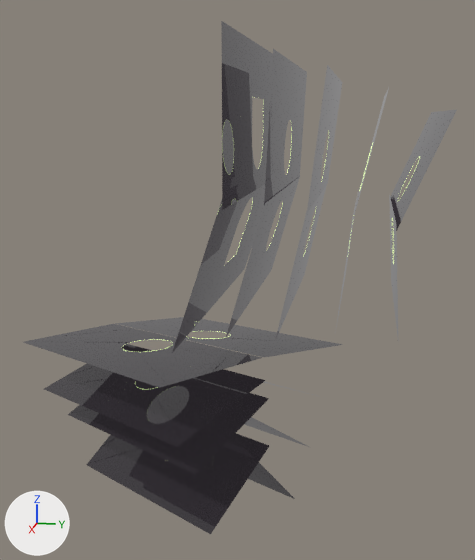
A saved change to the glTF model scroll2/models/P/Tube1.glb.
One viewpoint serves both versions: a 50 mm camera at (20.29, 2.92, 3.17) aimed at (-0.51, -1.24, -2.03). The axes (+X, +Y, +Z) are drawn at lower left. The lights are the same throughout. Vertices at the same position are counted once.
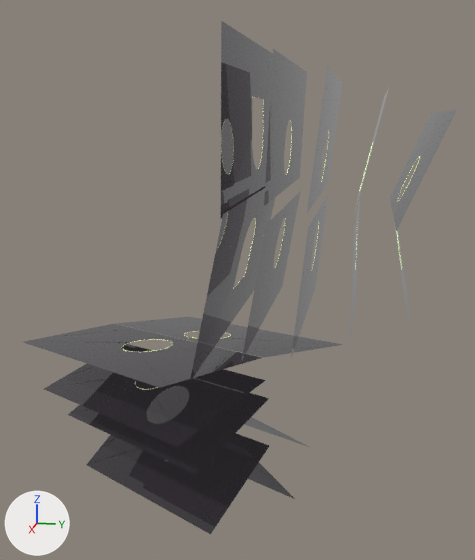
Changed parts and their boxes (x1, y1, x2, y2) in the pictures (475 x 560 px; the box of a moved part takes in the faces that stretch with it):
'Plane.009', reshaped, moved, turned: before (172, 185, 265, 353); after (190, 188, 275, 381)
'Plane', reshaped: before (221, 21, 273, 210); after (221, 21, 273, 219)
'Plane.005', moved, turned: before (226, 177, 300, 337); after (242, 191, 301, 359)
'Plane.006', moved, turned: before (275, 187, 326, 340); after (291, 195, 328, 358)
'Plane.008', moved: before (389, 194, 399, 345); after (394, 222, 414, 346)
'Plane.007', turned: before (335, 193, 358, 333); after (350, 199, 360, 345)
'Circle.010', moved, turned: before (392, 219, 394, 264); after (396, 232, 402, 269)
part 1 of me_plane, moved or reshaped: before (173, 60, 266, 351); after (190, 60, 275, 380)

The change, as a diff of the scene's bpy script:
```diff
--- a/scroll2/models/P/Tube1.glb.py
+++ b/scroll2/models/P/Tube1.glb.py
@@ me_plane @@
 me_plane.from_pydata(...)  # 64 vertices, 64 faces; spans x -5.0..5.0, y -1.69..2.55, z 0.0
 # used by ob_plane; location = (0.0, -0.5, 2.73); rotation_euler = (1.571, 0.0, 0.0), in degrees (90, 0, 0)
-me_plane.vertices[0].co = (-5.0, -1.69, 0.0)
-me_plane.vertices[1].co = (5.0, -1.69, 0.0)  # pixel (222, 210)
+# me_plane part 1
+me_plane.vertices[0].co = (-5.0, -1.91, 0.05)
+me_plane.vertices[1].co = (5.0, -1.91, 0.05)  # pixel (220, 219)
 me_plane.materials.append(mat_granite)
@@ ob_plane_009 @@
 ob_plane_009 = bpy.data.objects.new('Plane.009', me_plane)
-ob_plane_009.location = (0.0, -1.04, -0.27)
-ob_plane_009.rotation_euler = (-1.248, 0.00277, -3.141)  # degrees (-72, 0.2, -180)
+ob_plane_009.location = (0.0, -0.85, -0.95)
+ob_plane_009.rotation_euler = (-1.356, 0.00285, -3.141)  # degrees (-78, 0.2, -180)
@@ ob_plane_005 @@
 ob_plane_005 = bpy.data.objects.new('Plane.005', me_plane_003)
-ob_plane_005.location = (0.0, 0.02, -0.18)
-ob_plane_005.rotation_euler = (-1.295, 0.00277, -3.141)  # degrees (-74, 0.2, -180)
+ob_plane_005.location = (0.0, 0.2, -0.74)
+ob_plane_005.rotation_euler = (-1.404, 0.00285, -3.141)  # degrees (-80, 0.2, -180)
 ob_plane_005.scale = (0.832, 0.832, 1.16)
@@ ob_plane_006 @@
 ob_plane_006 = bpy.data.objects.new('Plane.006', me_plane_003)
-ob_plane_006.location = (0.0, 1.13, -0.32)
-ob_plane_006.rotation_euler = (-1.359, 0.00277, -3.141)  # degrees (-78, 0.2, -180)
+ob_plane_006.location = (0.0, 1.32, -0.76)
+ob_plane_006.rotation_euler = (-1.468, 0.00285, -3.141)  # degrees (-84, 0.2, -180)
 ob_plane_006.scale = (0.797, 0.797, 1.11)
@@ ob_plane_007 @@
 ob_plane_007.location = (0.0, 2.4, -0.42)
-ob_plane_007.rotation_euler = (-1.467, 0.00277, -3.141)  # degrees (-84, 0.2, -180)
+ob_plane_007.rotation_euler = (1.567, 3.139, 0.000621)  # degrees (90, 180, 0)
 ob_plane_007.scale = (0.744, 0.744, 1.04)
@@ ob_plane_008 @@
 ob_plane_008 = bpy.data.objects.new('Plane.008', me_plane_003)
-ob_plane_008.location = (0.0, 3.68, -0.52)
+ob_plane_008.location = (0.0, 3.87, -0.68)
 ob_plane_008.rotation_euler = (1.498, 3.139, 0.000927)  # degrees (86, 180, 0.1)
@@ ob_circle_010 @@
 ob_circle_010 = bpy.data.objects.new('Circle.010', me_beziercircle_005)
-ob_circle_010.location = (0.0, 3.67, -0.45)
-ob_circle_010.rotation_euler = (1.497, 3.139, 0.000927)  # degrees (86, 180, 0.1)
+ob_circle_010.location = (0.0, 3.85, -0.61)
+ob_circle_010.rotation_euler = (1.388, 3.139, 0.000621)  # degrees (80, 180, 0)
 ob_circle_010.scale = (0.721, 0.712, 0.993)
```
